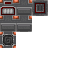
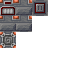
The second 64x64 image is a revision of the first. Changes to its layers:
"Paint Layer 1" (1st of 3): opacity 37% → 100%, painted on it over [left=0, top=0, right=48, bottom=48]
added layer "Background Merged" (1st of 2) above "Background Merged" over [left=0, top=0, right=48, bottom=48]
added layer "Background Merged" (2nd of 2) above "Paint Layer 1" over [left=0, top=0, right=48, bottom=48]
added layer "Paint Layer 1" (2nd of 3) (35%) above "Paint Layer 1" over [left=0, top=0, right=48, bottom=48]
added layer "Paint Layer 1" (3rd of 3) (color) above "Background" over [left=0, top=0, right=48, bottom=48]
painted on "Background" over [left=0, top=0, right=48, bottom=48]
